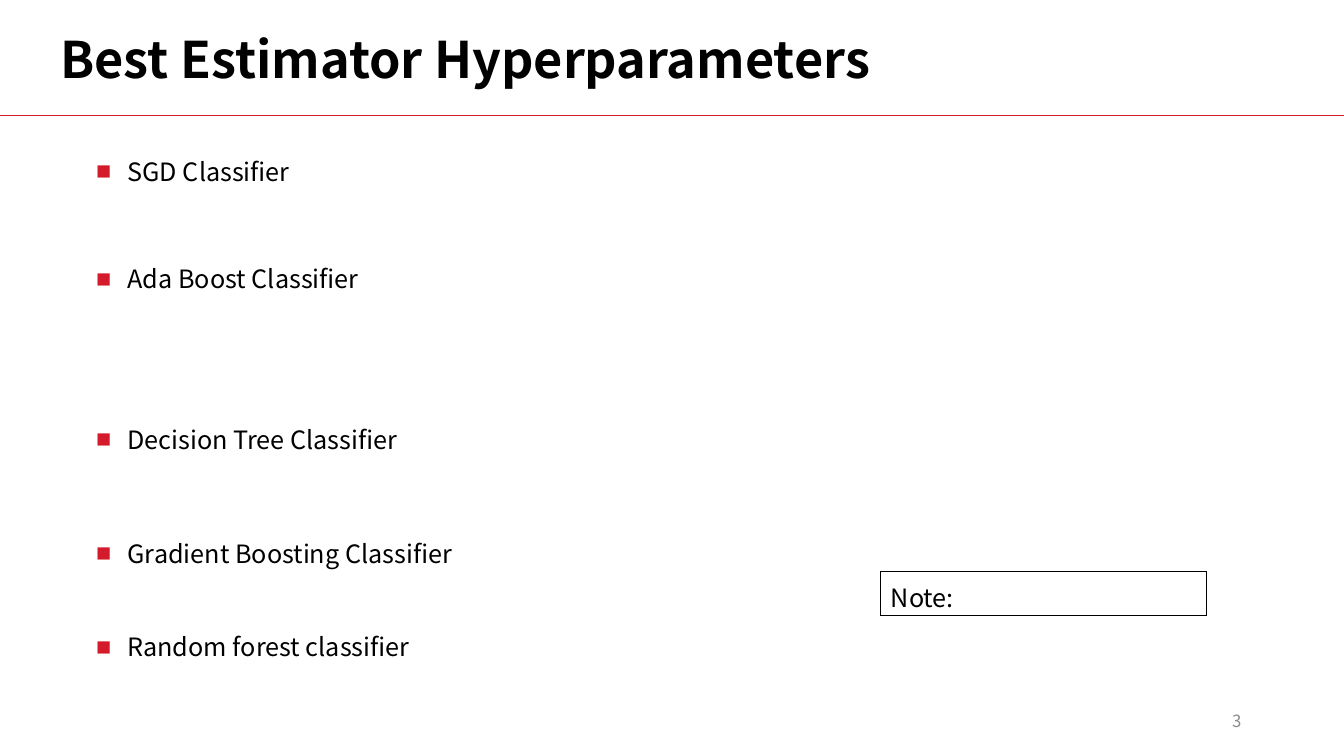
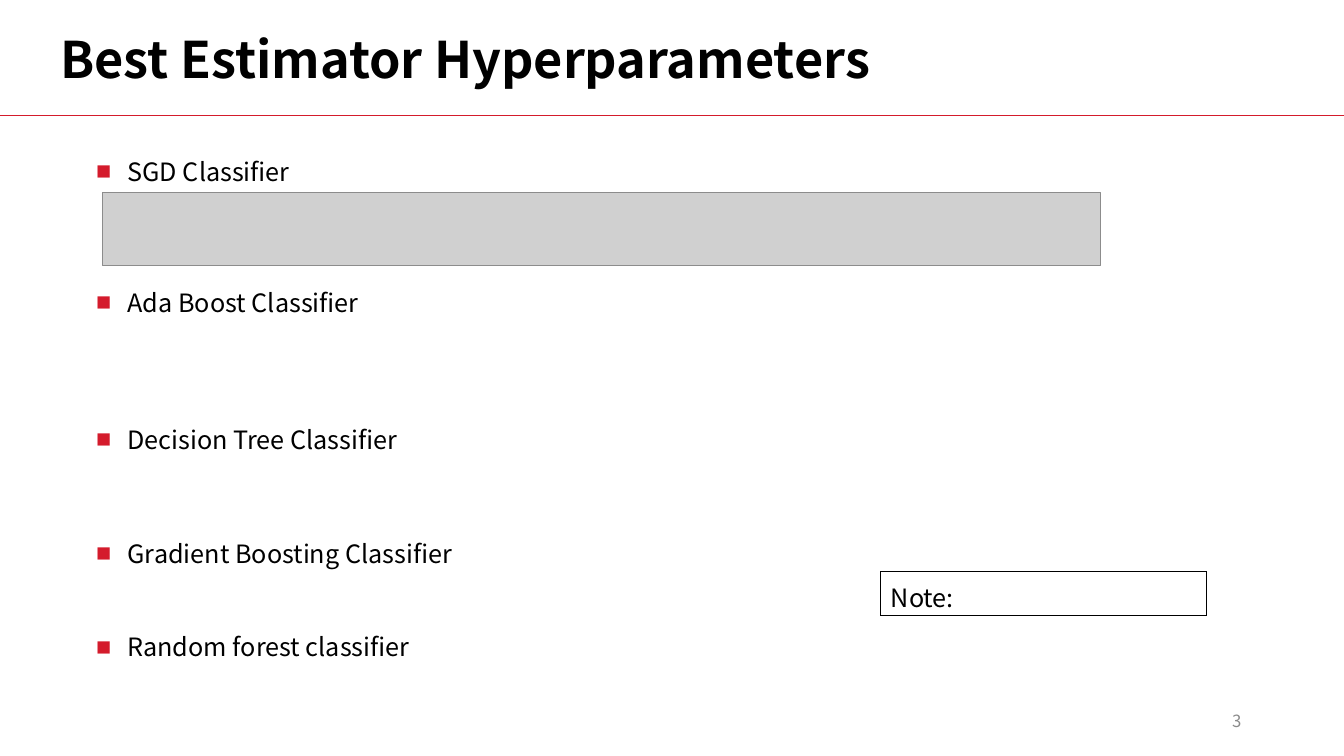
Before and after one commit to LiyangSong/Advertisement-CTR-Prediction, a slide deck: slide 3 of submissions/phase3/stepvi.pptx. Drawn at 1344x756 pixels with LibreOffice and Linux fonts; fonts in the diff are those of the drawing; grey boxes stand for pictures. Boxes give left, top, right and bottom in pixels: in the first picture for what was removed or moved away, otherwise in the second. Text is boxed around its words. In the diff, an @@ line names an element or a change of style, - is before the commit and + after.

Commit message:
image added stepvi

```diff
--- a/submissions/phase3/stepvi.pptx
+++ b/submissions/phase3/stepvi.pptx
@@ picture added at <box>102,193,1100,266</box> @@
@@ text "Ada Boost Classifier": place and size @@
-text "Ada Boost Classifier" at <box>128,267,359,289</box>
+text "Ada Boost Classifier" at <box>128,291,359,313</box>
```
Also in this commit, not shown: 24 other slides changed.
